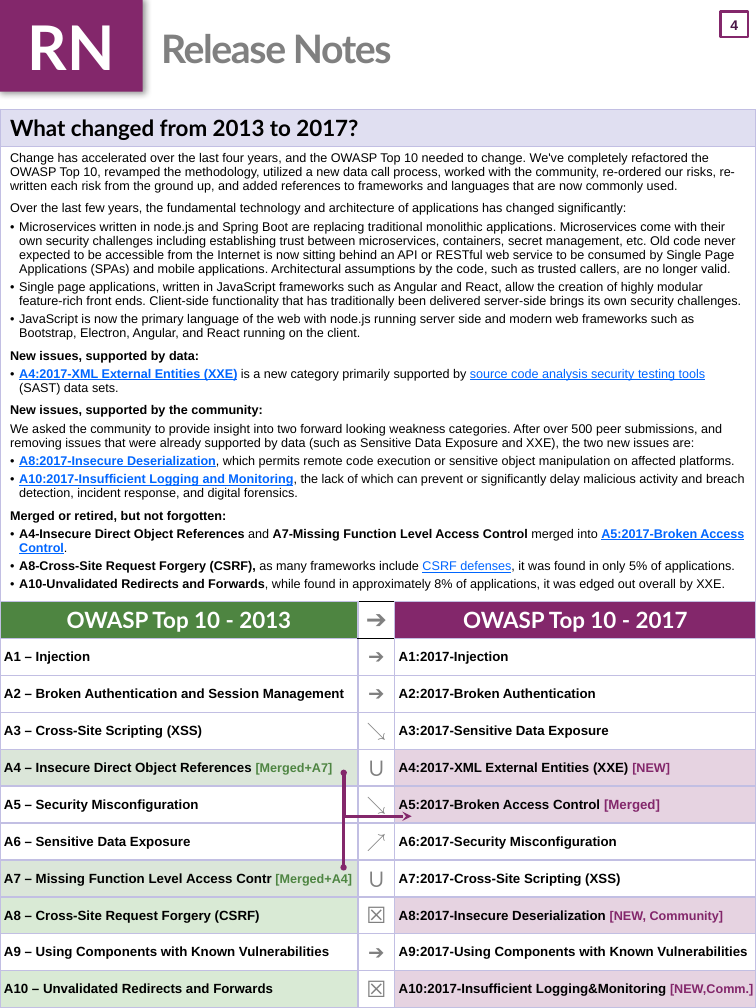
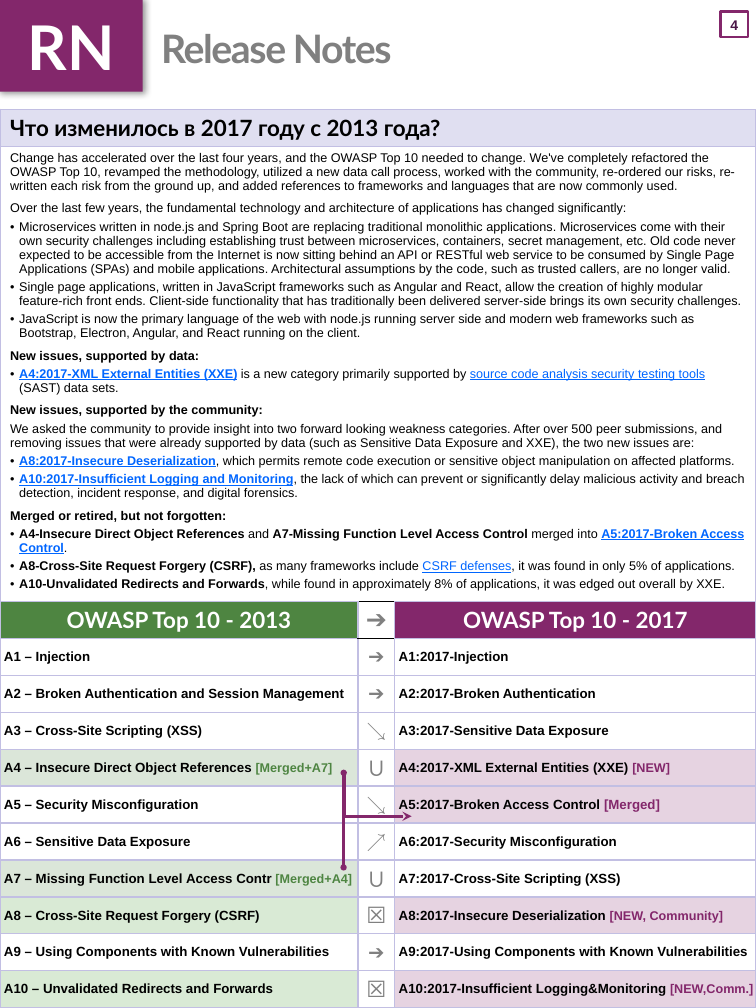
Before and after one commit to OWASP/Top10, a slide deck: slide 5 of 2017/OWASP Top 10-2017 (ru).pptx. Drawn at 756x1008 pixels with LibreOffice and Linux fonts; fonts in the diff are those of the drawing. Boxes give left, top, right and bottom in pixels: in the first picture for what was removed or moved away, otherwise in the second. Text is boxed around its words. In the diff, an @@ line names an element or a change of style, - is before the commit and + after.

```diff
--- a/2017/OWASP Top 10-2017 (ru).pptx
+++ b/2017/OWASP Top 10-2017 (ru).pptx
@@ table at (x1=0, y1=109, x2=756, y2=1007) @@
-row 1, column 1: What changed from 2013 to 2017?
+row 1, column 1: Что изменилось в 2017 году с 2013 года?
```
Also in this commit, not shown: 5 other slides changed.
